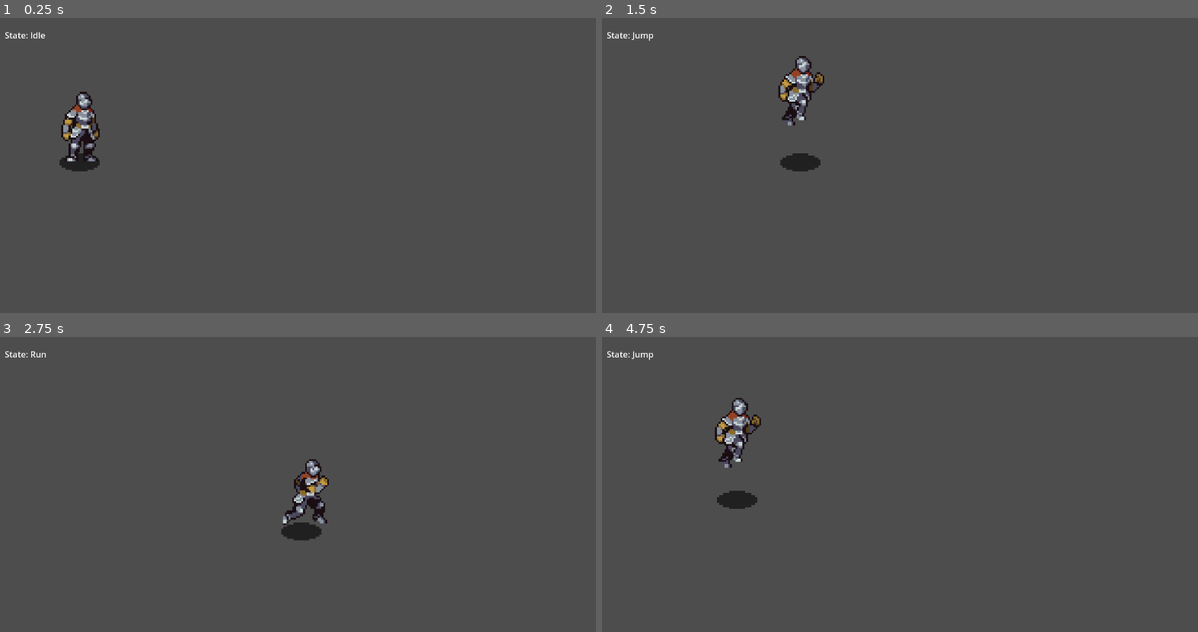
Above: before the commit, frames 1-4 (two rows, left to right).
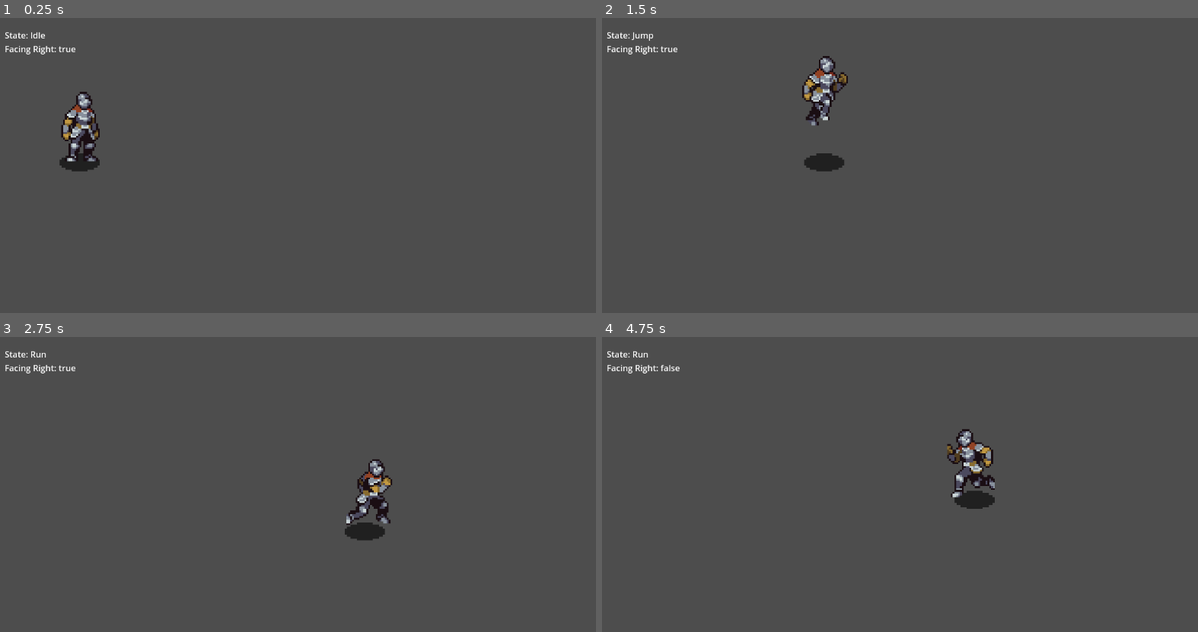
Above: after the commit, the same moments.

Repository: SebiB24/ComplexCharacter
Game: Godot game, scene res://scenes/world.tscn
Two runs of this game, one before a commit and one after it. Both use one fixed random seed, a clock stepped at 60 frames per second and the inputs below.
Inputs:
- Up to frame 1 (0.25 s): no input
- Up to frame 2 (1.5 s): tap Enter at 0.5 s; hold Right (move_right) 0.53-1.28 s; tap Space (jump) at 0.77 s; hold Down (move_down) from 1.28 s (still down)
- Up to frame 3 (2.75 s): tap Space (jump) at 1.52 s; release Down (move_down) at 2.03 s; hold Right (move_right) from 2.03 s (still down)
- Up to frame 4 (4.75 s): release Right (move_right) at 2.78 s; hold Up (move_up) 2.78-3.53 s; tap Space (jump) at 3.02, 3.77, 4.52 s; hold Left (move_left) from 3.53 s (still down)

The runs differ from the first frame. In frame 1, 0.1% of the frame differs, in the area x 0-13%, y 9-13%; in frame 2, 2.0%; in frame 3, 2.3%; in frame 4, 2.5%, in the area x 0-66%, y 4-59%.

Commit message:
commit - added sprite h_flip depending based on facing direction

Diff:
--- a/scenes/knight.tscn
+++ b/scenes/knight.tscn
@@ -254,7 +254,7 @@
 [node name="AnimatedSprite2D" parent="." index="1"]
 texture_filter = 1
 sprite_frames = SubResource("SpriteFrames_8pn50")
-animation = &"Idle"
+animation = &"Turn_around"
 
 [node name="StateMachine" type="Node" parent="." index="3" node_paths=PackedStringArray("initial_state")]
 script = ExtResource("8_14u3r")
--- a/scripts/label.gd
+++ b/scripts/label.gd
@@ -1,6 +1,6 @@
 extends Label
 
-@onready var player: Player = owner.get_child(0)
+@onready var player: Player = owner.get_child(0) as Player
 
 func _ready() -> void:
 	pass
@@ -8,3 +8,4 @@
 
 func _process(delta: float) -> void:
 	text = "State: " + player.get_node("StateMachine").current_state.name
+	text += "\nFacing Right: " + str(player.facing_right)
--- /dev/null
+++ b/scripts/move_state.gd
@@ -0,0 +1,8 @@
+class_name MoveState extends StateOnGround
+
+func _physics_update(delta: float) -> void:
+    super._physics_update(delta)
+    if player.direction.x > 0:
+        player.facing_right = true
+    elif player.direction.x < 0:
+        player.facing_right = false
--- a/scripts/player.gd
+++ b/scripts/player.gd
@@ -9,10 +9,12 @@
 
 var input_direction: Vector2 = Vector2.ZERO
 var is_on_ground: bool = true
+var facing_right: bool = true
 
 var direction: Vector2 = Vector2.ZERO
 var jump_velocity: float = 0.0
 var base_level: float = 0.0
+
 
 func _ready() -> void:
 	input_handler.move.connect(_on_input_move)
--- /dev/null
+++ b/scripts/player_state.gd
@@ -0,0 +1,3 @@
+class_name PlayerState extends State
+
+@onready var player: Player = owner
--- a/scripts/state_idle.gd
+++ b/scripts/state_idle.gd
@@ -1,7 +1,12 @@
 class_name StateIdle extends StateOnGround
 
 func enter() -> void:
+	player.direction = Vector2.ZERO
 	player.get_node("AnimatedSprite2D").play("Idle")
+	if player.facing_right:
+		player.get_node("AnimatedSprite2D").flip_h = false
+	else:
+		player.get_node("AnimatedSprite2D").flip_h = true
 
 func update(delta: float) -> void:
 	super.update(delta)
--- a/scripts/state_jump.gd
+++ b/scripts/state_jump.gd
@@ -1,6 +1,4 @@
-class_name StateJump extends State
-
-@onready var player: Player = owner
+class_name StateJump extends PlayerState
 
 func enter() -> void:
     player.get_node("AnimatedSprite2D").play("Jump")
--- a/scripts/state_machine.gd
+++ b/scripts/state_machine.gd
@@ -1,6 +1,7 @@
 class_name StateMachine extends Node
 
 @export var initial_state: State
+
 var current_state: State
 var states: Dictionary = {}
 
--- a/scripts/state_on_ground.gd
+++ b/scripts/state_on_ground.gd
@@ -1,6 +1,4 @@
-class_name StateOnGround extends State
-
-@onready var player: Player = owner
+class_name StateOnGround extends PlayerState
 
 func update(delta: float) -> void:
     if not player.is_on_ground:
--- a/scripts/state_run.gd
+++ b/scripts/state_run.gd
@@ -1,4 +1,4 @@
-class_name StateRun extends StateOnGround
+class_name StateRun extends MoveState
 
 func enter() -> void:
 	player.get_node("AnimatedSprite2D").play("Run")
@@ -7,6 +7,11 @@
 	super.update(delta)
 	if player.input_direction == Vector2.ZERO:
 		transitioned.emit(self, "Idle")
+	if player.facing_right:
+		player.get_node("AnimatedSprite2D").flip_h = false
+	else:
+		player.get_node("AnimatedSprite2D").flip_h = true
 
-func _physics_process(delta: float) -> void:
+func _physics_update(delta: float) -> void:
+	super._physics_update(delta)
 	player.direction = player.input_direction.normalized()
Not shown, changed: TODO.txt
Not shown, added: scripts/move_state.gd.uid
Not shown, added: scripts/player_state.gd.uid
